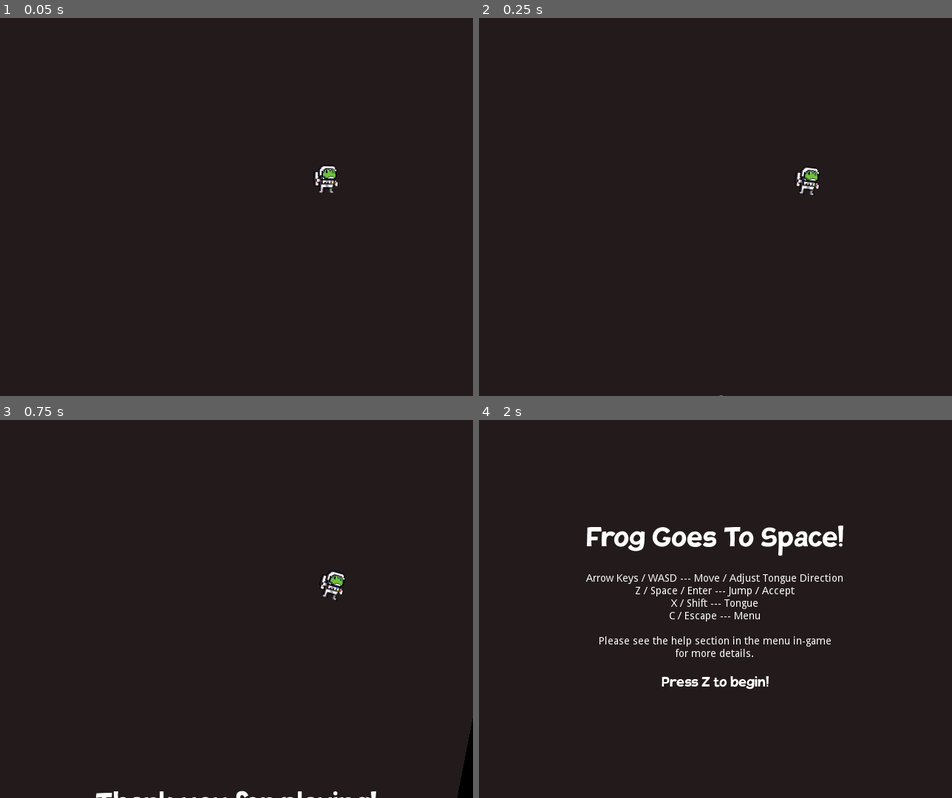
Above: before the commit, frames 1-4 (two rows, left to right).
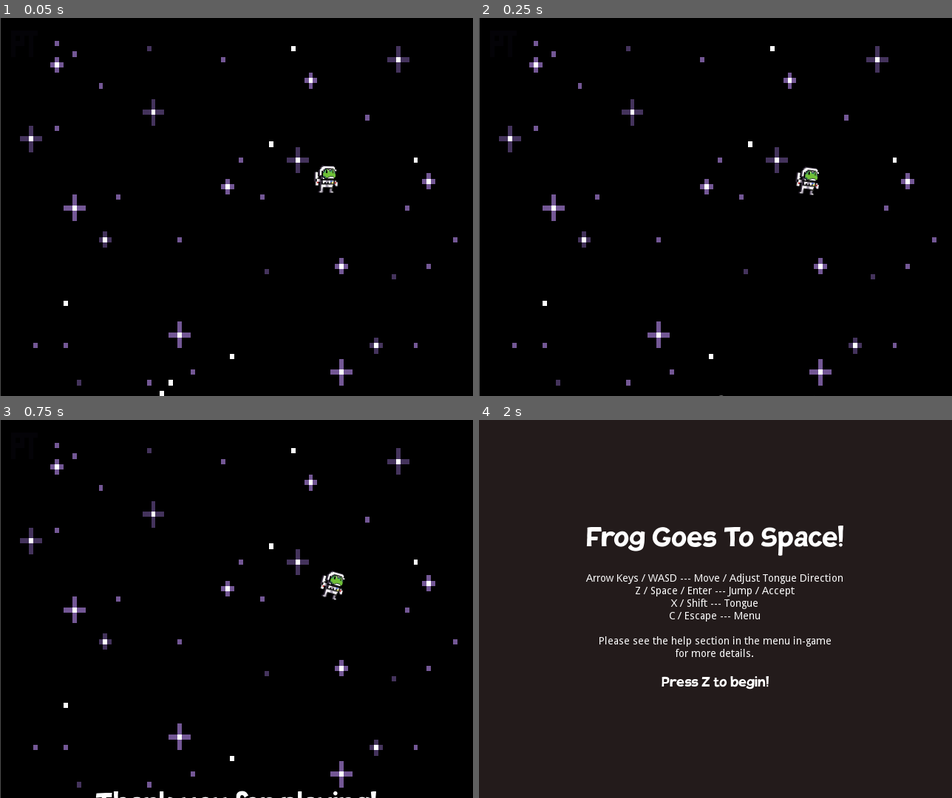
Above: after the commit, the same moments.

Repository: fheysel/frogGoesToSpace
Game: Godot game, scene res://Credits.tscn
Two runs of this game, one before a commit and one after it. Both use one fixed random seed, a clock stepped at 60 frames per second and the inputs below. This scene is started directly instead of the project's main scene.
Inputs:
- Up to frame 1 (0.05 s): no input
- Up to frame 2 (0.25 s): no input
- Up to frame 3 (0.75 s): tap Z at 0.5 s; hold D (ui_right) from 0.53 s (still down); hold S (look_down) from 0.53 s (still down)
- Up to frame 4 (2 s): keep holding D (ui_right); tap Space (jump) at 0.77, 1.52 s; tap Z at 1.25 s; release S (look_down) at 1.28 s; tap W (look_up) at 1.35 s

The runs differ from the first frame. In frame 1, 100% of the frame differs, in the area x 0-100%, y 0-100%; in frame 2, 100%; in frame 3, 99%; in frame 4, nothing differs.

Commit message:
Add Background to credits scene

Diff:
--- a/godotproject/Menus/ThanksForPlayingScreen/ThanksForPlayingScreen.tscn
+++ b/godotproject/Menus/ThanksForPlayingScreen/ThanksForPlayingScreen.tscn
@@ -1,13 +1,186 @@
-[gd_scene load_steps=6 format=2]
+[gd_scene load_steps=73 format=2]
 
 [ext_resource path="res://Menus/Menu.tres" type="Theme" id=1]
 [ext_resource path="res://Fonts/TovariSans.ttf" type="DynamicFontData" id=2]
 [ext_resource path="res://Menus/ThanksForPlayingScreen/ThanksForPlayingScreen.gd" type="Script" id=3]
 [ext_resource path="res://sfx/CreditsTheme.ogg" type="AudioStream" id=4]
+[ext_resource path="res://Tiles/starryNight/starrynight-0.png" type="Texture" id=5]
+[ext_resource path="res://Tiles/starryNight/starrynight-2.png" type="Texture" id=6]
+[ext_resource path="res://Tiles/starryNight/starrynight-1.png" type="Texture" id=7]
+[ext_resource path="res://Tiles/starryNight/starrynight-5.png" type="Texture" id=8]
+[ext_resource path="res://Tiles/starryNight/starrynight-3.png" type="Texture" id=9]
+[ext_resource path="res://Tiles/starryNight/starrynight-4.png" type="Texture" id=10]
+[ext_resource path="res://Tiles/starryNight/starrynight-30.png" type="Texture" id=11]
+[ext_resource path="res://Tiles/starryNight/starrynight-14.png" type="Texture" id=12]
+[ext_resource path="res://Tiles/starryNight/starrynight-23.png" type="Texture" id=13]
+[ext_resource path="res://Tiles/starryNight/starrynight-28.png" type="Texture" id=14]
+[ext_resource path="res://Tiles/starryNight/starrynight-7.png" type="Texture" id=15]
+[ext_resource path="res://Tiles/starryNight/starrynight-22.png" type="Texture" id=16]
+[ext_resource path="res://Tiles/starryNight/starrynight-32.png" type="Texture" id=17]
+[ext_resource path="res://Tiles/starryNight/starrynight-29.png" type="Texture" id=18]
+[ext_resource path="res://Tiles/starryNight/starrynight-6.png" type="Texture" id=19]
+[ext_resource path="res://Tiles/starryNight/starrynight-27.png" type="Texture" id=20]
+[ext_resource path="res://Tiles/starryNight/starrynight-10.png" type="Texture" id=21]
+[ext_resource path="res://Tiles/starryNight/starrynight-11.png" type="Texture" id=22]
+[ext_resource path="res://Tiles/starryNight/starrynight-26.png" type="Texture" id=23]
+[ext_resource path="res://Tiles/starryNight/starrynight-12.png" type="Texture" id=24]
+[ext_resource path="res://Tiles/starryNight/starrynight-15.png" type="Texture" id=25]
+[ext_resource path="res://Tiles/starryNight/starrynight-17.png" type="Texture" id=26]
+[ext_resource path="res://Tiles/starryNight/starrynight-16.png" type="Texture" id=27]
+[ext_resource path="res://Tiles/starryNight/starrynight-20.png" type="Texture" id=28]
+[ext_resource path="res://Tiles/starryNight/starrynight-24.png" type="Texture" id=29]
+[ext_resource path="res://Tiles/starryNight/starrynight-8.png" type="Texture" id=30]
+[ext_resource path="res://Tiles/starryNight/starrynight-9.png" type="Texture" id=31]
+[ext_resource path="res://Tiles/starryNight/starrynight-25.png" type="Texture" id=32]
+[ext_resource path="res://Tiles/starryNight/starrynight-21.png" type="Texture" id=33]
+[ext_resource path="res://Tiles/starryNight/starrynight-31.png" type="Texture" id=34]
+[ext_resource path="res://Tiles/starryNight/starrynight-13.png" type="Texture" id=35]
+[ext_resource path="res://Tiles/starryNight/starrynight-18.png" type="Texture" id=36]
+[ext_resource path="res://Tiles/starryNight/starrynight-19.png" type="Texture" id=37]
 
 [sub_resource type="DynamicFont" id=1]
 size = 48
 font_data = ExtResource( 2 )
+
+[sub_resource type="AtlasTexture" id=2]
+atlas = ExtResource( 5 )
+region = Rect2( 0, 0, 540, 357 )
+
+[sub_resource type="AtlasTexture" id=3]
+atlas = ExtResource( 7 )
+region = Rect2( 0, 0, 540, 357 )
+
+[sub_resource type="AtlasTexture" id=4]
+atlas = ExtResource( 6 )
+region = Rect2( 0, 0, 540, 357 )
+
+[sub_resource type="AtlasTexture" id=5]
+atlas = ExtResource( 9 )
+region = Rect2( 0, 0, 540, 357 )
+
+[sub_resource type="AtlasTexture" id=6]
+atlas = ExtResource( 10 )
+region = Rect2( 0, 0, 540, 357 )
+
+[sub_resource type="AtlasTexture" id=7]
+atlas = ExtResource( 8 )
+region = Rect2( 0, 0, 540, 357 )
+
+[sub_resource type="AtlasTexture" id=8]
+atlas = ExtResource( 19 )
+region = Rect2( 0, 0, 540, 357 )
+
+[sub_resource type="AtlasTexture" id=9]
+atlas = ExtResource( 15 )
+region = Rect2( 0, 0, 540, 357 )
+
+[sub_resource type="AtlasTexture" id=10]
+atlas = ExtResource( 30 )
+region = Rect2( 0, 0, 540, 357 )
+
+[sub_resource type="AtlasTexture" id=11]
+atlas = ExtResource( 31 )
+region = Rect2( 0, 0, 540, 357 )
+
+[sub_resource type="AtlasTexture" id=12]
+atlas = ExtResource( 21 )
+region = Rect2( 0, 0, 540, 357 )
+
+[sub_resource type="AtlasTexture" id=13]
+atlas = ExtResource( 22 )
+region = Rect2( 0, 0, 540, 357 )
+
+[sub_resource type="AtlasTexture" id=14]
+atlas = ExtResource( 24 )
+region = Rect2( 0, 0, 540, 357 )
+
+[sub_resource type="AtlasTexture" id=15]
+atlas = ExtResource( 35 )
+region = Rect2( 0, 0, 540, 357 )
+
+[sub_resource type="AtlasTexture" id=16]
+atlas = ExtResource( 12 )
+region = Rect2( 0, 0, 540, 357 )
+
+[sub_resource type="AtlasTexture" id=17]
+atlas = ExtResource( 25 )
+region = Rect2( 0, 0, 540, 357 )
+
+[sub_resource type="AtlasTexture" id=18]
+atlas = ExtResource( 27 )
+region = Rect2( 0, 0, 540, 357 )
+
+[sub_resource type="AtlasTexture" id=19]
+atlas = ExtResource( 26 )
+region = Rect2( 0, 0, 540, 357 )
+
+[sub_resource type="AtlasTexture" id=20]
+atlas = ExtResource( 36 )
+region = Rect2( 0, 0, 540, 357 )
+
+[sub_resource type="AtlasTexture" id=21]
+atlas = ExtResource( 37 )
+region = Rect2( 0, 0, 540, 357 )
+
+[sub_resource type="AtlasTexture" id=22]
+atlas = ExtResource( 28 )
+region = Rect2( 0, 0, 540, 357 )
+
+[sub_resource type="AtlasTexture" id=23]
+atlas = ExtResource( 33 )
+region = Rect2( 0, 0, 540, 357 )
+
+[sub_resource type="AtlasTexture" id=24]
+atlas = ExtResource( 16 )
+region = Rect2( 0, 0, 540, 357 )
+
+[sub_resource type="AtlasTexture" id=34]
+atlas = ExtResource( 17 )
+region = Rect2( 0, 0, 540, 357 )
+
+[sub_resource type="AtlasTexture" id=25]
+atlas = ExtResource( 13 )
+region = Rect2( 0, 0, 540, 357 )
+
+[sub_resource type="AtlasTexture" id=26]
+atlas = ExtResource( 29 )
+region = Rect2( 0, 0, 540, 357 )
+
+[sub_resource type="AtlasTexture" id=27]
+atlas = ExtResource( 32 )
+region = Rect2( 0, 0, 540, 357 )
+
+[sub_resource type="AtlasTexture" id=28]
+atlas = ExtResource( 23 )
+region = Rect2( 0, 0, 540, 357 )
+
+[sub_resource type="AtlasTexture" id=29]
+atlas = ExtResource( 20 )
+region = Rect2( 0, 0, 540, 357 )
+
+[sub_resource type="AtlasTexture" id=30]
+atlas = ExtResource( 14 )
+region = Rect2( 0, 0, 540, 357 )
+
+[sub_resource type="AtlasTexture" id=31]
+atlas = ExtResource( 18 )
+region = Rect2( 0, 0, 540, 357 )
+
+[sub_resource type="AtlasTexture" id=32]
+atlas = ExtResource( 11 )
+region = Rect2( 0, 0, 540, 357 )
+
+[sub_resource type="AtlasTexture" id=33]
+atlas = ExtResource( 34 )
+region = Rect2( 0, 0, 540, 357 )
+
+[sub_resource type="SpriteFrames" id=35]
+animations = [ {
+"frames": [ SubResource( 2 ), SubResource( 3 ), SubResource( 4 ), SubResource( 5 ), SubResource( 6 ), SubResource( 7 ), SubResource( 8 ), SubResource( 9 ), SubResource( 10 ), SubResource( 11 ), SubResource( 12 ), SubResource( 13 ), SubResource( 14 ), SubResource( 15 ), SubResource( 16 ), SubResource( 17 ), SubResource( 18 ), SubResource( 19 ), SubResource( 20 ), SubResource( 21 ), SubResource( 22 ), SubResource( 23 ), SubResource( 24 ), SubResource( 34 ), SubResource( 34 ), SubResource( 34 ), SubResource( 34 ), SubResource( 34 ), SubResource( 25 ), SubResource( 34 ), SubResource( 26 ), SubResource( 27 ), SubResource( 28 ), SubResource( 29 ), SubResource( 30 ), SubResource( 31 ), SubResource( 32 ), SubResource( 33 ), SubResource( 34 ), SubResource( 34 ), SubResource( 34 ), SubResource( 34 ), SubResource( 34 ) ],
+"loop": true,
+"name": "default",
+"speed": 15.0
+} ]
 
 [node name="ThanksForPlayingScreen" type="MarginContainer"]
 anchor_right = 1.0
@@ -23,11 +196,6 @@
 autoplay = true
 bus = "Music"
 
-[node name="ColorRect" type="ColorRect" parent="."]
-margin_right = 640.0
-margin_bottom = 600.0
-color = Color( 0.137255, 0.105882, 0.105882, 1 )
-
 [node name="VBoxContainer2" type="VBoxContainer" parent="."]
 margin_right = 640.0
 margin_bottom = 600.0
@@ -44,7 +212,7 @@
 [node name="Label2" type="Label" parent="VBoxContainer2"]
 margin_top = 84.0
 margin_right = 640.0
-margin_bottom = 438.0
+margin_bottom = 472.0
 text = "
 
 
@@ -53,8 +221,9 @@
 Jacob Denyes
 Cooper Harasyn
 Fiona Heysel
-Sci' 20 <3
-
+From Sci' 20 With Love
+
+A Special Thank You to All Our Beta Testers
 
 Music:
 Start Menu ~ Frog Shop by Louie Zong
@@ -65,25 +234,34 @@
 Credits ~ Aurora Kingdom by Louie Zong
 
 
-Created Using the Godot Editor"
+Created Using the Godot Editor
+Under MIT License"
 align = 1
 __meta__ = {
 "_edit_use_anchors_": false
 }
 
 [node name="Label3" type="Label" parent="VBoxContainer2"]
-margin_top = 442.0
-margin_right = 640.0
-margin_bottom = 583.0
+margin_top = 476.0
+margin_right = 640.0
+margin_bottom = 563.0
 rect_min_size = Vector2( 0, 40 )
 theme = ExtResource( 1 )
 text = "
 
 
 
-
-
-
 Press Z to play again!"
 align = 1
 valign = 1
+
+[node name="AnimatedSprite" type="AnimatedSprite" parent="."]
+position = Vector2( 320.5, 255.688 )
+scale = Vector2( 1.18333, 1.43592 )
+z_index = -1
+frames = SubResource( 35 )
+frame = 7
+playing = true
+__meta__ = {
+"_editor_description_": ""
+}
Binary file added: godotproject/Tiles/starryNight/starrynight-0.png
Not shown, added: godotproject/Tiles/starryNight/starrynight-0.png.import
Binary file added: godotproject/Tiles/starryNight/starrynight-1.png
Not shown, added: godotproject/Tiles/starryNight/starrynight-1.png.import
Binary file added: godotproject/Tiles/starryNight/starrynight-10.png
Not shown, added: godotproject/Tiles/starryNight/starrynight-10.png.import
Binary file added: godotproject/Tiles/starryNight/starrynight-11.png
Not shown, added: godotproject/Tiles/starryNight/starrynight-11.png.import
Binary file added: godotproject/Tiles/starryNight/starrynight-12.png
Not shown, added: godotproject/Tiles/starryNight/starrynight-12.png.import
Binary file added: godotproject/Tiles/starryNight/starrynight-13.png
Not shown, added: godotproject/Tiles/starryNight/starrynight-13.png.import
(and 54 more such lines)
